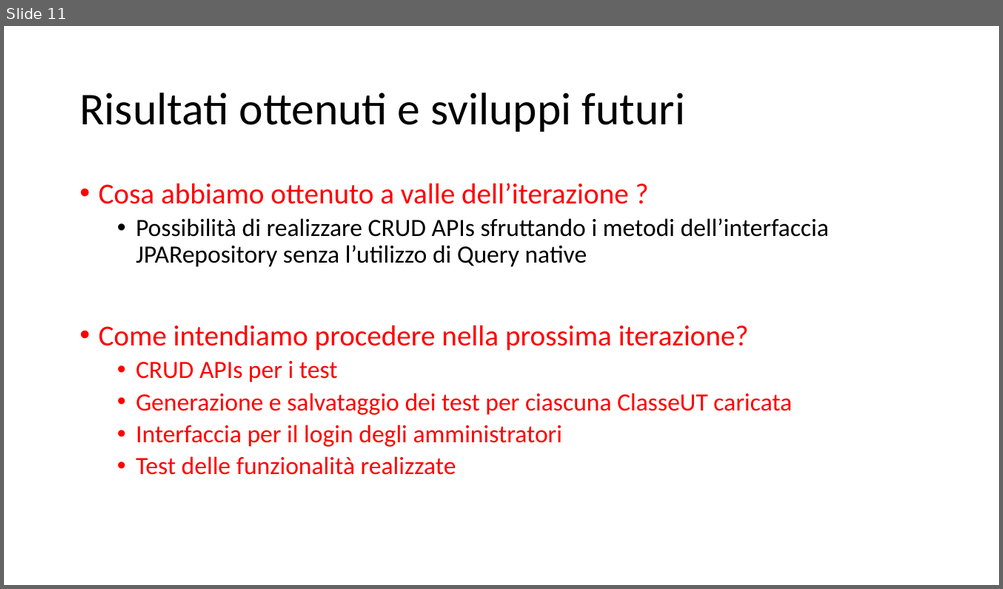
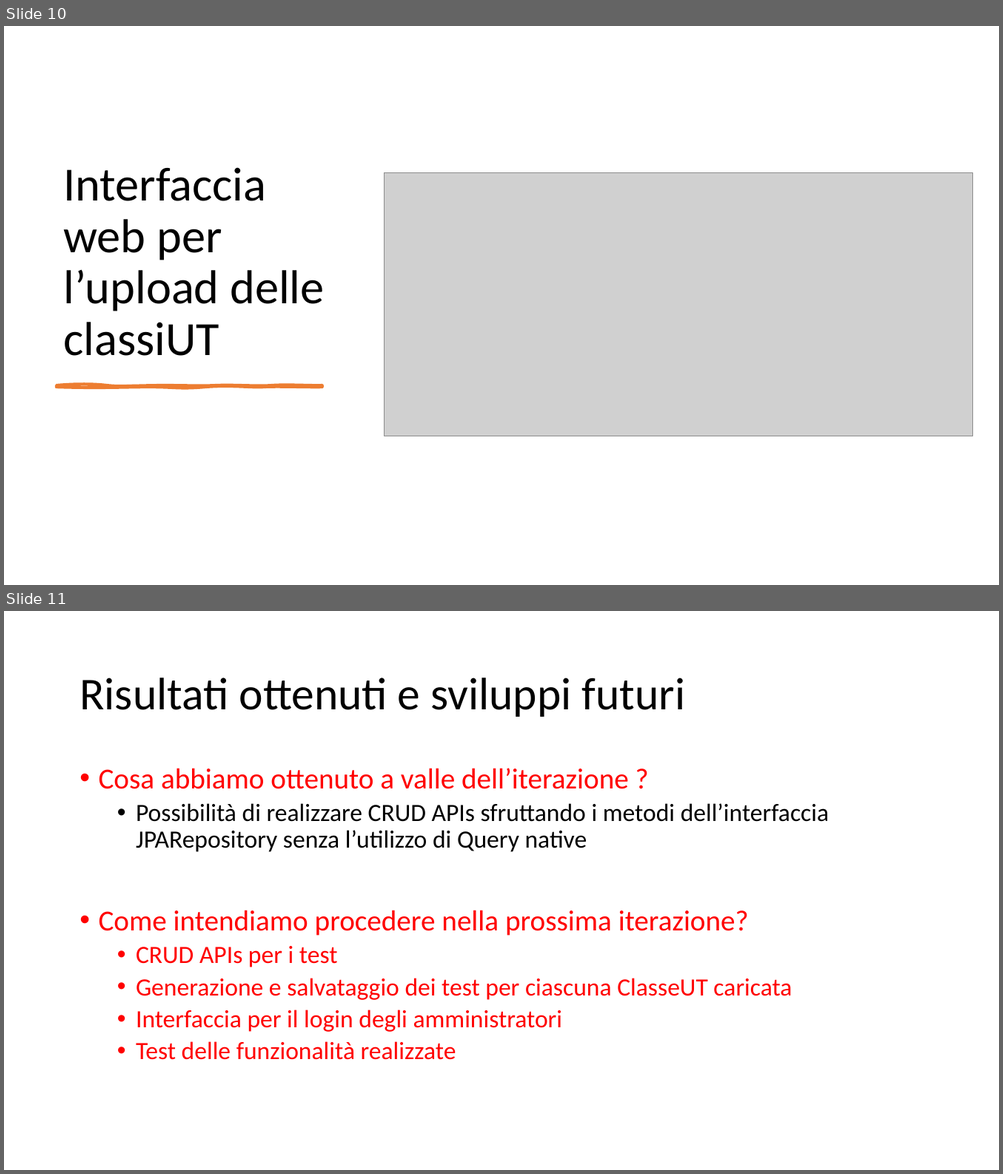
Before and after one commit to Testing-Game-SAD-2023/T1-G20, a slide deck: Pres_G20_T1_IT3.pptx. Shown one above the other, each under a label of ours: slide 11 before the commit, slides 10 and 11 after it. The pictures are 1003x589 and 1003x1174 pixels, drawn with LibreOffice and Linux fonts; fonts in the diff are those of the drawing; grey boxes stand for pictures. Boxes give left, top, right and bottom in pixels: in the first picture for what was removed or moved away, otherwise in the second. Text is boxed around its words. In the diff, an @@ line names an element or a change of style, - is before the commit and + after.

```diff
--- a/Pres_G20_T1_IT3.pptx
+++ b/Pres_G20_T1_IT3.pptx
@@ slide 10 added at bbox=[4, 26, 999, 585], background #FFFFFF @@
@@ title added at bbox=[64, 167, 324, 356], 46 pt, text #000000 @@
+Interfaccia web per l’upload delle classiUT
@@ picture added at bbox=[384, 173, 973, 437] @@
@@ freeform shape added at bbox=[57, 386, 322, 387], fill #ED7D31, outline #ED7D31 3 pt @@
```
Also in this commit, not shown: 1 slide removed, 1 other file.
